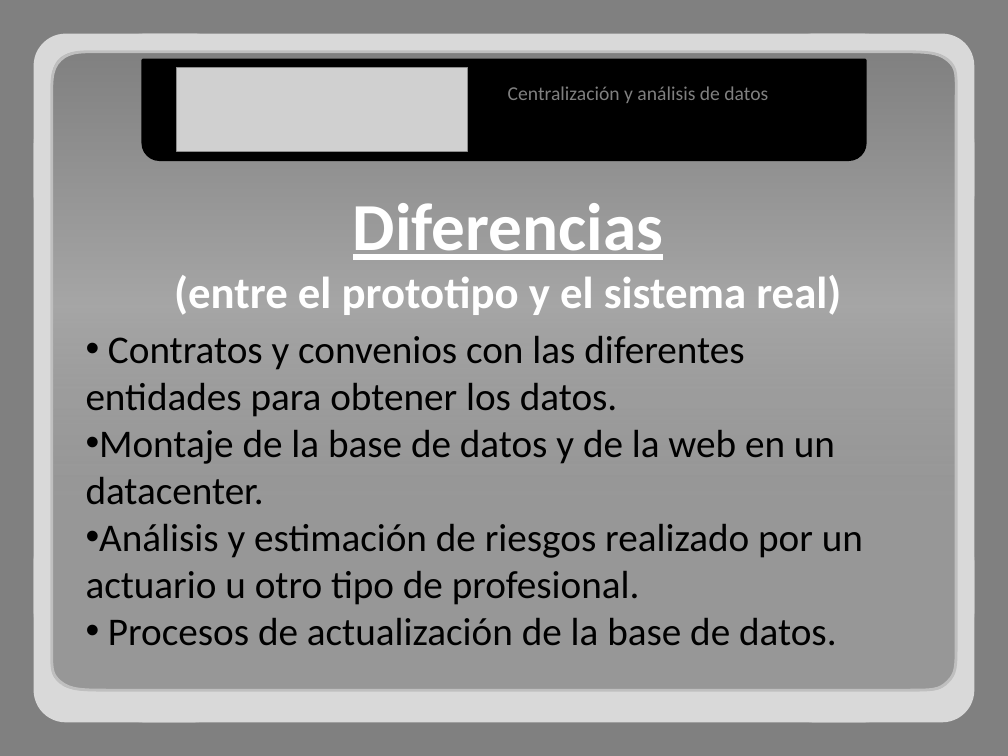
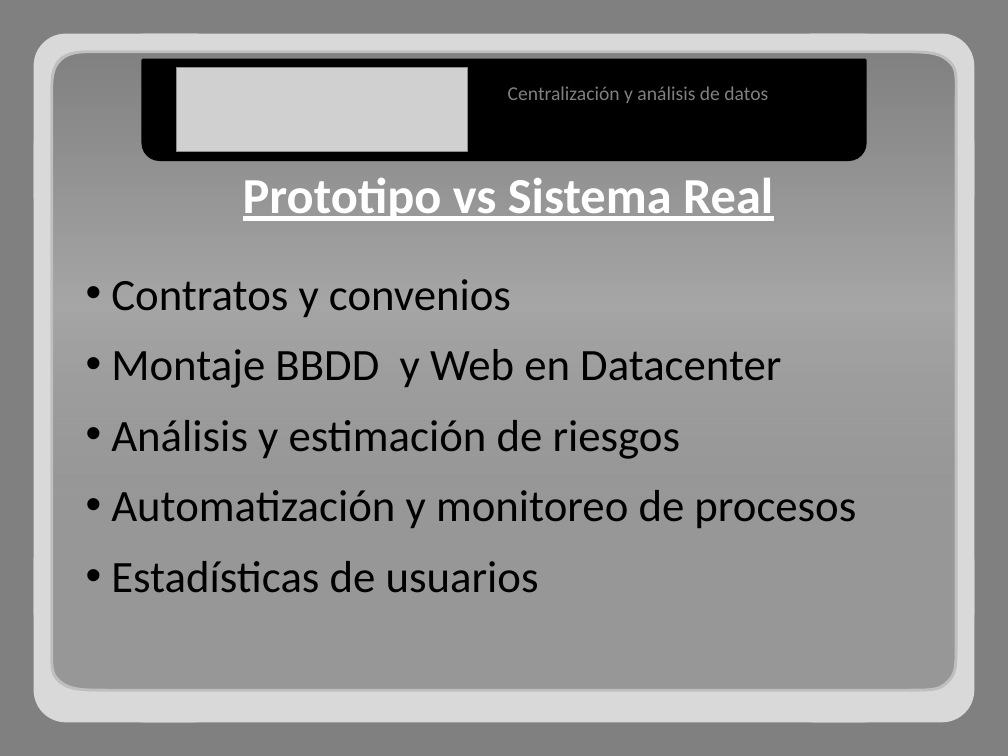
Before and after one commit to adrianachelotti/tallerdesarrollo1ero2011, a slide deck: slide 12 of Presentacion/Tecnica/Presentacion Tecnica.pptx (slide 14 before the commit). Drawn at 1008x756 pixels with LibreOffice and Linux fonts; fonts in the diff are those of the drawing; grey boxes stand for pictures. Boxes give left, top, right and bottom in pixels: in the first picture for what was removed or moved away, otherwise in the second. Text is boxed around its words. In the diff, an @@ line names an element or a change of style, - is before the commit and + after.

```diff
--- a/Presentacion/Tecnica/Presentacion Tecnica.pptx
+++ b/Presentacion/Tecnica/Presentacion Tecnica.pptx
@@ text at (243, 178, 773, 221): text changed; size 32 to 36 pt @@
-Diferencias
-(entre el prototipo y el sistema real)
+Prototipo vs Sistema Real
@@ text at (111, 279, 856, 593): text changed; size 28 to 32 pt @@
-• Contratos y convenios con las diferentes entidades para obtener los datos.
-• Montaje de la base de datos y de la web en un datacenter.
-• Análisis y estimación de riesgos realizado por un actuario u otro tipo de profesional.
-• Procesos de actualización de la base de datos.
+• Contratos y convenios
+• Montaje BBDD y Web en Datacenter
+• Análisis y estimación de riesgos
+• Automatización y monitoreo de procesos
+• Estadísticas de usuarios
```
Also in this commit, not shown: 9 other slides changed, 2 slides removed, 1 other file.
